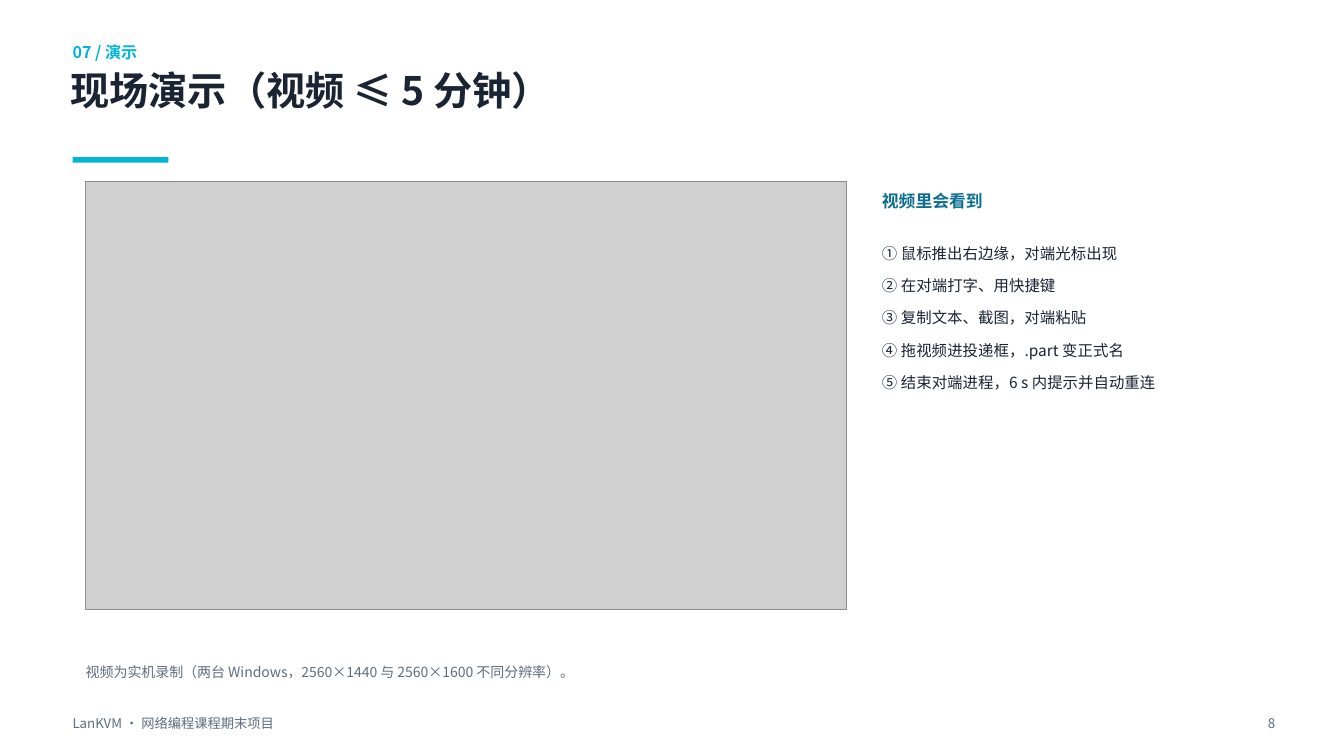
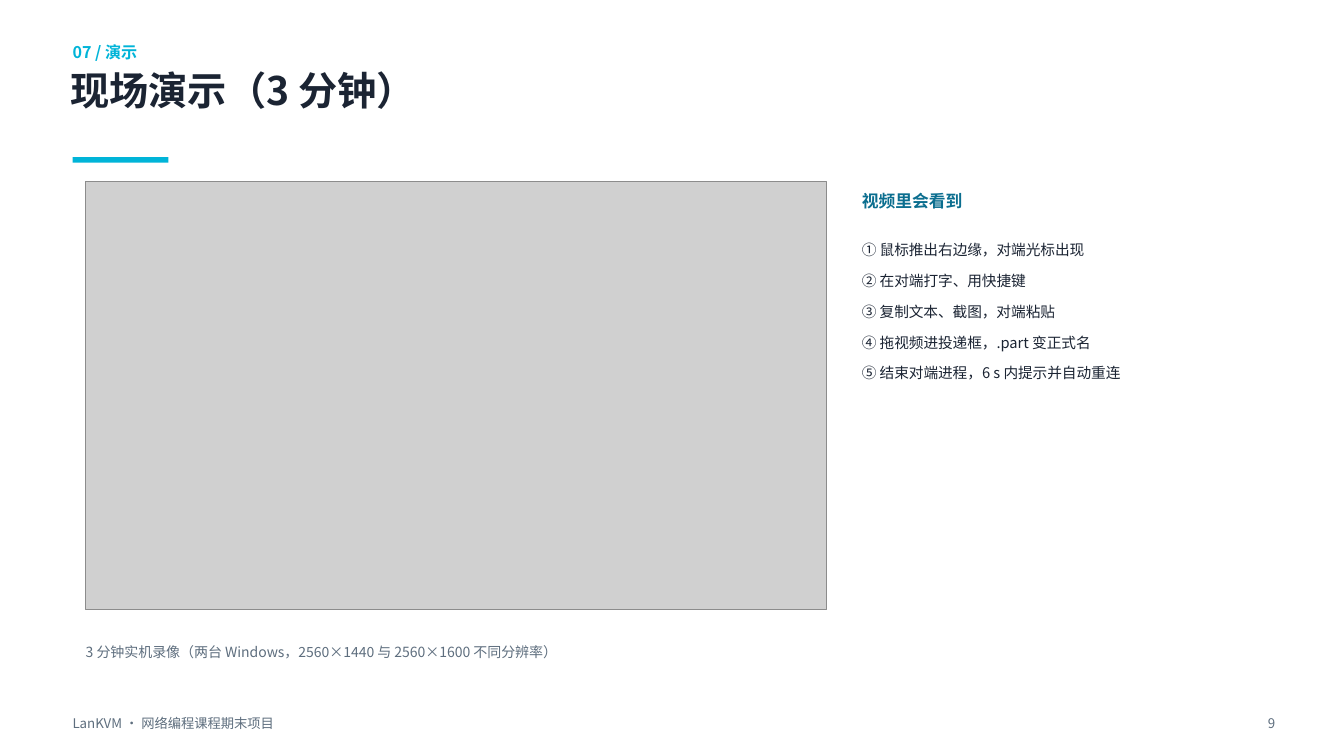
Before and after one commit to Heldegard/Final-Project-for-Network-Programming, a slide deck: slide 9 of LanKVM-期末答辩.pptx (slide 8 before the commit). Drawn at 1344x756 pixels with LibreOffice and Linux fonts; fonts in the diff are those of the drawing; grey boxes stand for pictures. Boxes give left, top, right and bottom in pixels: in the first picture for what was removed or moved away, otherwise in the second. Text is boxed around its words. In the diff, an @@ line names an element or a change of style, - is before the commit and + after.

```diff
--- a/LanKVM-期末答辩.pptx
+++ b/LanKVM-期末答辩.pptx
@@ text at bbox=[71, 71, 415, 109]: text changed @@
-现场演示（视频 ≤ 5 分钟）
+现场演示（3 分钟）
@@ picture: place and size @@
-picture at bbox=[86, 181, 847, 610]
+picture at bbox=[86, 181, 827, 610]
@@ text "视频里会看到": place and size @@
-text "视频里会看到" at bbox=[882, 193, 983, 209]
+text "视频里会看到" at bbox=[862, 193, 963, 209]
@@ text "① 鼠标推出右边缘，对端光标出现": place and size @@
-text "① 鼠标推出右边缘，对端光标出现" at bbox=[882, 246, 1155, 390]
+text "① 鼠标推出右边缘，对端光标出现" at bbox=[862, 242, 1121, 380]
@@ text "① 鼠标推出右边缘，对端光标出现" at bbox=[862, 242, 1121, 380]: size 11 to 10.5 pt @@
@@ text at bbox=[86, 645, 557, 658]: text changed @@
-视频为实机录制（两台 Windows，2560×1440 与 2560×1600 不同分辨率）。
+3 分钟实机录像（两台 Windows，2560×1440 与 2560×1600 不同分辨率）
```
Also in this commit, not shown: 6 other slides changed, 2 slides added, 1 slide removed, 8 other files.
